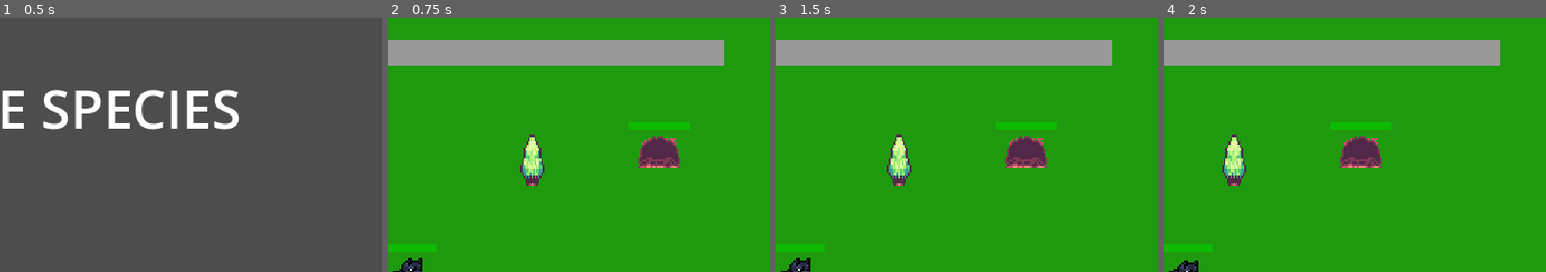
Above: before the commit, frames 1-4 (left to right).
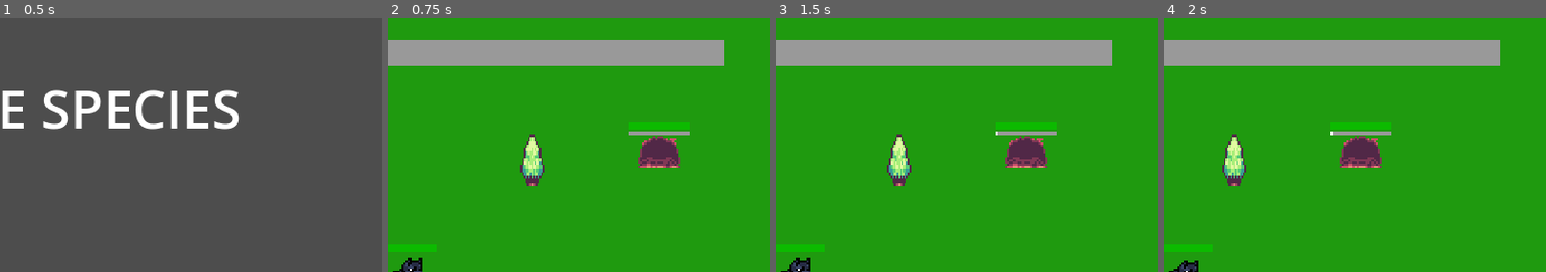
Above: after the commit, the same moments.

Repository: Barodas/game-jam-pirate-software-14
Game: Godot game, scene res://scenes/start_menu.tscn
Same seed, same stepped clock (60 frames per second), same inputs: the game is played once before the commit and once after it.
Inputs (mouse positions are % of the whole screen's width and height, from its top left):
- Up to frame 1 (0.5 s): no input
- Up to frame 2 (0.75 s): click "Start" at 0.5 s
- Up to frame 3 (1.5 s): move the mouse to (72, 45) at 1.27 s; hold D (move_right) from 1.28 s (still down)
- Up to frame 4 (2 s): keep holding D (move_right)
The pictures show only the part of the screen within x 48-98%, y 0-50%; the shares and areas given below are measured in that part.

Frame 1 is identical in both runs. In frame 2, 0.2% of the frame differs, in the area x 63-79%, y 44-47%; in frame 3, 0.2%; in frame 4, 0.2%.

Commit message:
Dens now spawn a boss on a timer or when destroyed, Dens cannot be claimed until the boss is slain

Diff:
--- a/scenes/den.tscn
+++ b/scenes/den.tscn
@@ -43,6 +43,11 @@
 [sub_resource type="StyleBoxFlat" id="StyleBoxFlat_n64pb"]
 bg_color = Color(0.0470588, 0.729412, 0, 1)
 
+[sub_resource type="StyleBoxFlat" id="StyleBoxFlat_54fxl"]
+
+[sub_resource type="StyleBoxFlat" id="StyleBoxFlat_4n6ad"]
+bg_color = Color(1, 1, 1, 1)
+
 [sub_resource type="Curve2D" id="Curve2D_3igr0"]
 _data = {
 "points": PackedVector2Array(0, 0, 0, 0, -24, -14, 0, 0, 0, 0, 0, -27, 0, 0, 0, 0, 24, -15, 0, 0, 0, 0, 29, 1, 0, 0, 0, 0, 26, 19, 0, 0, 0, 0, 8, 32, 0, 0, 0, 0, -13, 29, 0, 0, 0, 0, -26, 20, 0, 0, 0, 0, -29, 1, 0, 0, 0, 0, -24, -14)
@@ -71,7 +76,7 @@
 shape = SubResource("CircleShape2D_6mmj8")
 debug_color = Color(0, 0.635294, 0.396078, 0.419608)
 
-[node name="ProgressBar" type="ProgressBar" parent="."]
+[node name="HealthBar" type="ProgressBar" parent="."]
 offset_left = -29.0
 offset_top = -27.0
 offset_right = 29.0
@@ -81,6 +86,15 @@
 value = 100.0
 show_percentage = false
 
+[node name="BossSpawnBar" type="ProgressBar" parent="."]
+offset_left = -29.0
+offset_top = -18.0
+offset_right = 29.0
+offset_bottom = -15.0
+theme_override_styles/background = SubResource("StyleBoxFlat_54fxl")
+theme_override_styles/fill = SubResource("StyleBoxFlat_4n6ad")
+show_percentage = false
+
 [node name="Path2D" type="Path2D" parent="."]
 curve = SubResource("Curve2D_3igr0")
 
--- a/scripts/den.gd
+++ b/scripts/den.gd
@@ -4,33 +4,41 @@
 @onready var follower_pool = get_node("/root/Level/FollowerPool")
 
 @onready var _sprite = $AnimatedSprite2D
-@onready var _healthbar = $ProgressBar
+@onready var _healthbar = $HealthBar
+@onready var _bossbar = $BossSpawnBar
 @onready var _spawn = $Path2D/PathFollow2D
 
 @export var total_health = 30.0
 @export var exp = 20.0
 @export var enemy_spawn_time = 3.0
 @export var boss_health = 100.0
-@export var boss_spawn_time = 180.0
+@export var boss_spawn_time = 30.0
 
 var claimed: bool = false
 var health = 30.0
 var spawn_timer = 0.0
 var boss_timer = 0.0
+var boss_slain = false
+var boss_spawned = false
 
 func _ready():
 	health = total_health
 	spawn_timer = enemy_spawn_time
+	_bossbar.max_value = boss_spawn_time
 
 func _process(delta):
 	if !claimed && health <= 0:
-		claimed = true
-		_healthbar.visible = false
-		for n in 2:
-			spawn_mob()
-		Signals.send_exp.emit(exp, 2)
+		if !boss_spawned && boss_timer < boss_spawn_time:
+			spawn_boss(boss_timer / boss_spawn_time)
+		if boss_slain:
+			den_claimed()
 
 	spawn_timer -= delta
+	boss_timer += delta
+
+	_bossbar.value = boss_timer
+	if !claimed && !boss_spawned && boss_timer >= boss_spawn_time:
+		spawn_boss(1.0)
 
 	if claimed:
 		_sprite.play("claimed")
@@ -58,3 +66,28 @@
 	var health_percent = (health / total_health) * 100.0
 	_healthbar.value = health_percent
 	#print("Den takes damage: ", amount)
+
+func spawn_boss(percent_health: float):
+	_bossbar.visible = false
+	boss_spawned = true
+	var new_mob = preload("res://scenes/enemy_boss.tscn").instantiate()
+	_spawn.progress_ratio = randf()
+	new_mob.global_position = _spawn.global_position
+	level.add_child(new_mob)
+	new_mob.health = boss_health * percent_health
+	new_mob.max_health = boss_health
+	new_mob._healthbar.value = boss_health * percent_health
+	new_mob._healthbar.max_value = boss_health
+	#print("Spawning Boss with ", new_mob.health, " / ", new_mob.max_health, " HP")
+	new_mob.boss_slain.connect(_on_boss_slain)
+
+func den_claimed():
+	claimed = true
+	_healthbar.visible = false
+	_bossbar.visible = false
+	for n in 2:
+		spawn_mob()
+	Signals.send_exp.emit(exp, 2)
+
+func _on_boss_slain():
+	boss_slain = true
--- a/scripts/enemy_boss.gd
+++ b/scripts/enemy_boss.gd
@@ -1,4 +1,6 @@
 extends CharacterBody2D
+
+signal boss_slain
 
 @onready var _sprite = $AnimatedSprite2D
 @onready var _detectionbox = $DetectionBox
@@ -6,18 +8,20 @@
 
 const SPEED = 70.0
 
+@export var max_health = 50.0
 @export var health = 50.0
 @export var exp = 20.0
 
 @onready var player = get_node("/root/Level/Player")
 
 func _ready():
-	_healthbar.max_value = health
+	_healthbar.max_value = max_health
 	_healthbar.value = health
 
 func _process(delta):
 	if health <= 0:
 		Signals.send_exp.emit(exp, 1)
+		boss_slain.emit()
 		queue_free()
 
 	if velocity.length() > 0.0:
Not shown: 1 places in scenes/den.tscn that only renumber resources
